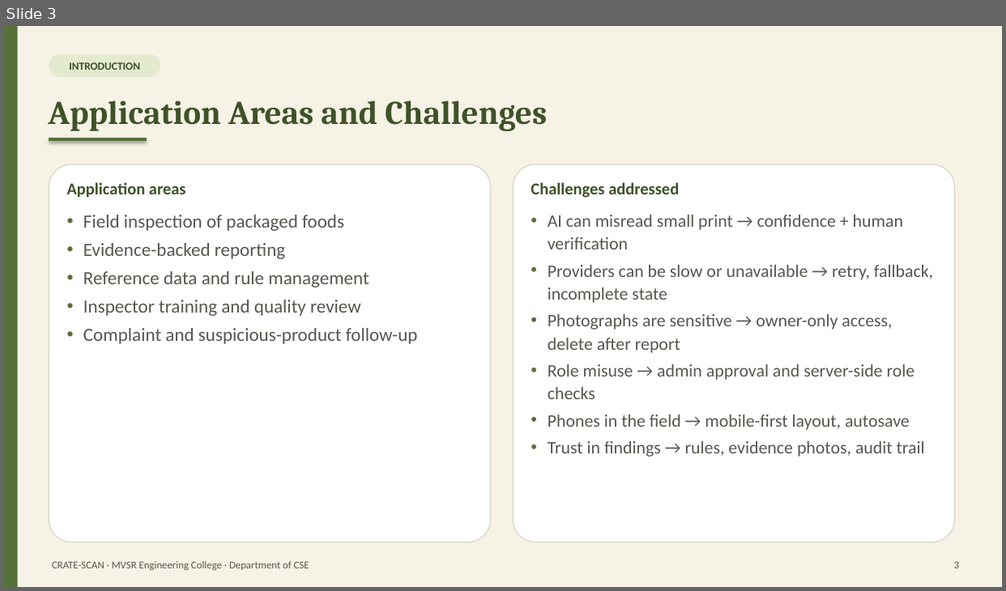
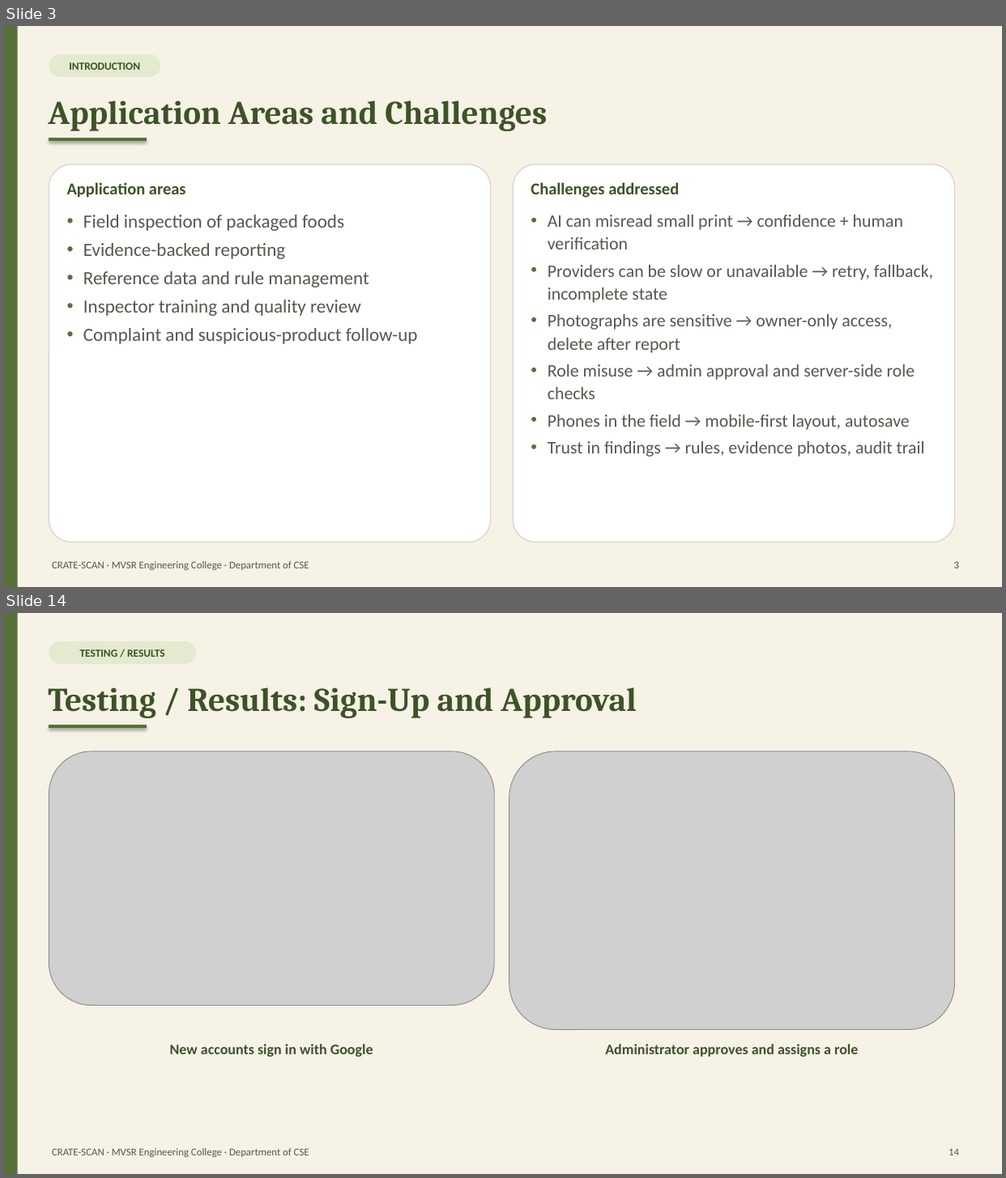
Before and after one commit to DubbakaSathwik/Food_inspection_toolkit, a slide deck: docs/report/CRATE-SCAN_Presentation.pptx. Shown one above the other, each under a label of ours: slide 3 before the commit, slides 3 and 14 after it; the slides between them are not shown. The pictures are 1006x591 and 1006x1178 pixels, drawn with LibreOffice and Linux fonts; fonts in the diff are those of the drawing; grey boxes stand for pictures. Boxes give left, top, right and bottom in pixels: in the first picture for what was removed or moved away, otherwise in the second. Text is boxed around its words. In the diff, an @@ line names an element or a change of style, - is before the commit and + after.

```diff
--- a/docs/report/CRATE-SCAN_Presentation.pptx
+++ b/docs/report/CRATE-SCAN_Presentation.pptx
@@ slide 14 added at box(4, 613, 1002, 1174), background #F6F2E6 @@
@@ rectangle added at box(4, 613, 18, 1174), fill #56703A @@
@@ rounded rectangle added at box(49, 641, 196, 664), fill #E3EACF, 10.5 pt, text #3E5228, bold @@
+TESTING / RESULTS
@@ text added at box(48, 688, 636, 718), 32 pt, text #3E5228, bold @@
+Testing / Results: Sign-Up and Approval
@@ line added from (49, 726) to (147, 726), #56703A 3 pt @@
@@ picture added at box(49, 752, 494, 1005) @@
@@ picture added at box(509, 752, 955, 1030) @@
@@ text added at box(170, 1044, 373, 1057), 14 pt, text #3E5228, bold @@
+New accounts sign in with Google
@@ text added at box(605, 1044, 858, 1057), 14 pt, text #3E5228, bold @@
+Administrator approves and assigns a role
@@ text added at box(52, 1148, 309, 1157), 10 pt, text #55584E @@
+CRATE-SCAN · MVSR Engineering College · Department of CSE
@@ text added at box(948, 1149, 959, 1156), 10 pt, text #55584E @@
+14
```
Also in this commit, not shown: 1 slide changed, 12 other slides added, 6 slides removed, 2 other files.
